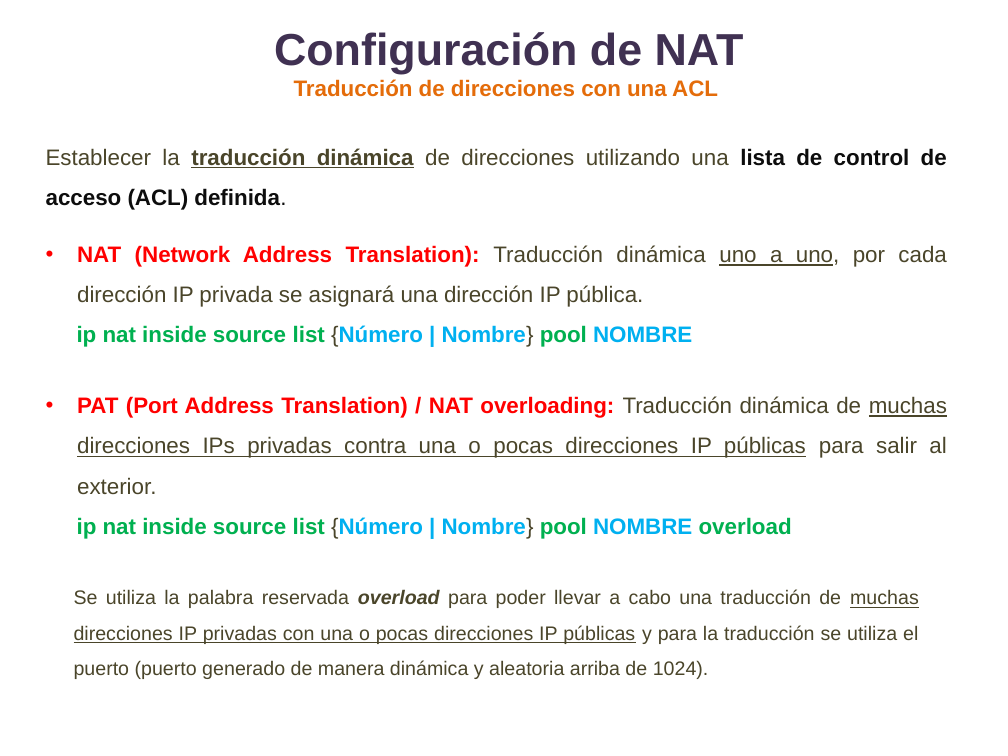
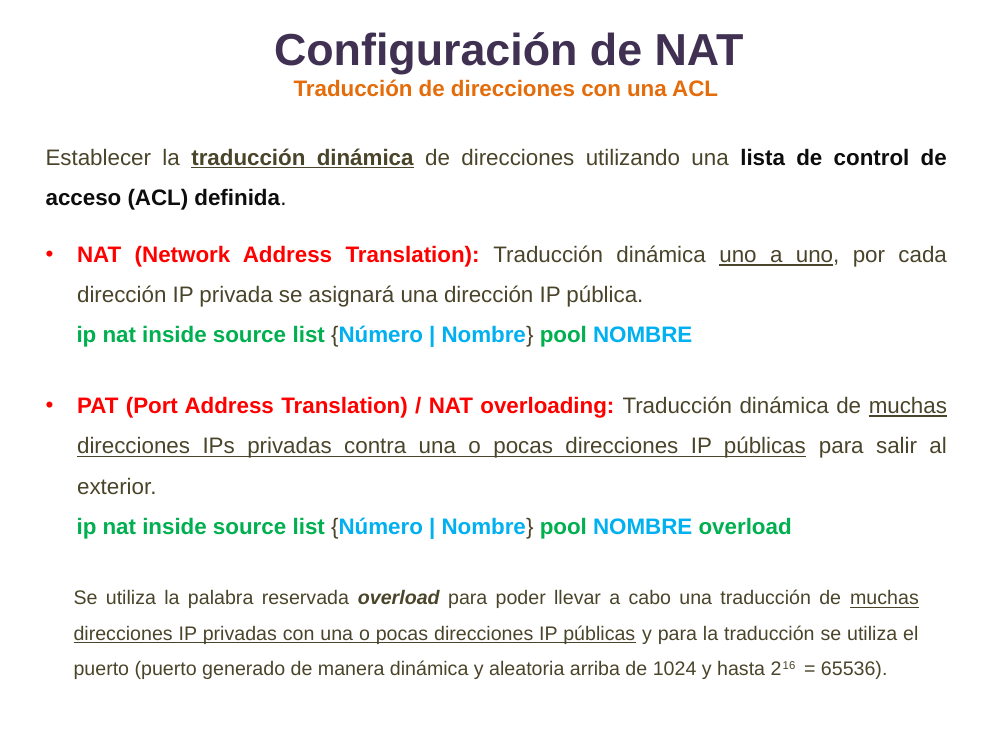
Before and after one commit to lizetheP/WAN, a slide deck: slide 9 of Calendario2024/Presentaciones/12_NAT.pptx. Drawn at 1008x756 pixels with LibreOffice and Linux fonts; fonts in the diff are those of the drawing. Boxes give left, top, right and bottom in pixels: in the first picture for what was removed or moved away, otherwise in the second. Text is boxed around its words. In the diff, an @@ line names an element or a change of style, - is before the commit and + after.

```diff
--- a/Calendario2024/Presentaciones/12_NAT.pptx
+++ b/Calendario2024/Presentaciones/12_NAT.pptx
@@ text at <box>74,589,919,679</box>: text changed @@
-Se utiliza la palabra reservada overload para poder llevar a cabo una traducción de muchas direcciones IP privadas con una o pocas direcciones IP públicas y para la traducción se utiliza el puerto (puerto generado de manera dinámica y aleatoria arriba de 1024).
+Se utiliza la palabra reservada overload para poder llevar a cabo una traducción de muchas direcciones IP privadas con una o pocas direcciones IP públicas y para la traducción se utiliza el puerto (puerto generado de manera dinámica y aleatoria arriba de 1024 y hasta 216 = 65536).
```
Also in this commit, not shown: 46 other files.
